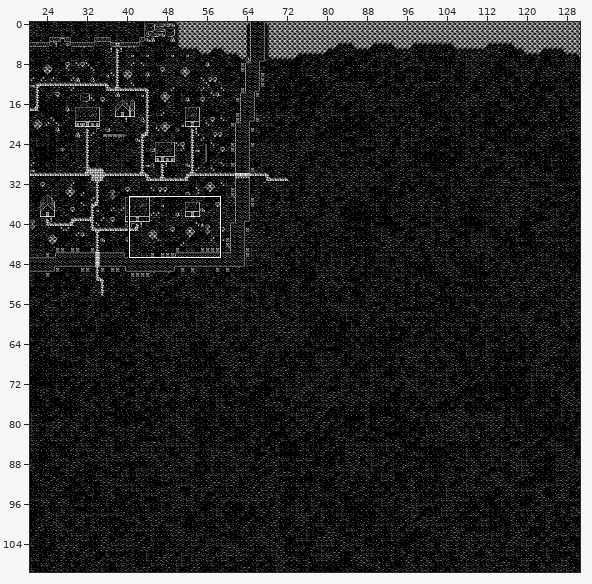
An edit to a level. Tiled map, assets/maps/outdoor.tmx. Above: a wide view before the commit, with the close-up outlined.
Close-up. The starting point:
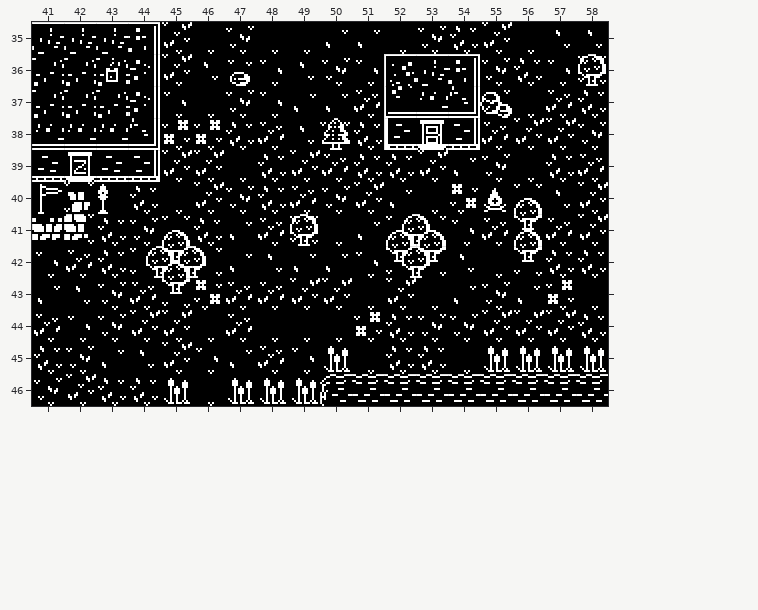
Cells are 16x16 px. Shown: x 41..58, y 35..46. The commit also changed other parts of the map, which this record leaves out.
After:
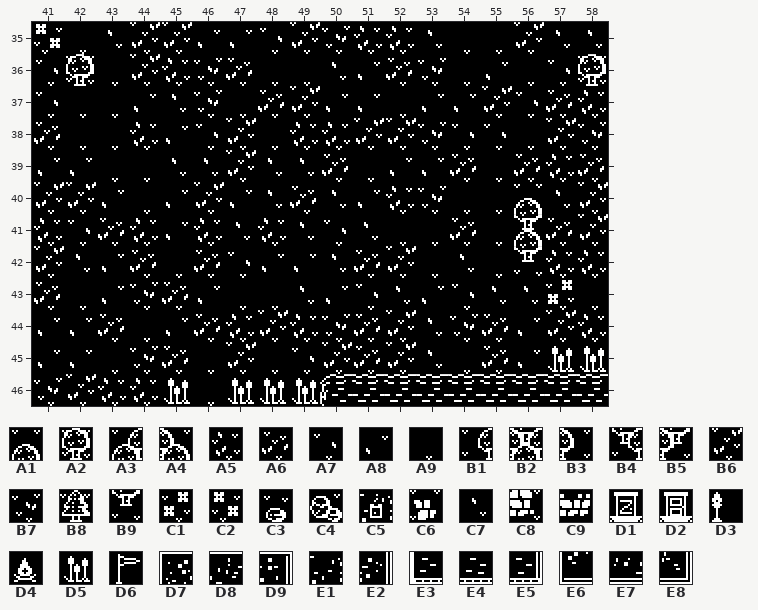
Key: from "world": A1 1, A2 2, A3 3, A4 4, A5 6, A6 7, A7 8, A8 9, A9 10, B1 16, B2 17, B3 18, B4 19, B5 20, B6 22, B7 23, B8 32, B9 33, C1 38, C2 39, C3 52, C4 53, C5 78, C6 84, C7 89, C8 101, C9 102, D1 132, D2 133, D3 134, D4 135, D5 142, D6 143, D7 164, D8 165, D9 166, E1 181, E2 182, E3 192, E4 193, E5 194, E6 196, E7 197, E8 198.
__ is an empty cell.
From old to new:
Layer "Ground":
y 35: x 41..44 D8 D8 D8 D9 -> C2 A9 C7 B6; x 46..56 A9 B7 A9 A9 A8 A8 A9 B7 A5 B6 A9 -> A8 A8 A7 B6 B7 A5 A5 C7 A9 A9 B6
y 36: x 41..56 E1 E1 C5 E2 B6 C7 C3 A7 C7 B7 A7 D7 D8 D9 B7 A5 -> A7 A2 A9 B6 A5 B7 A6 A9 A9 C7 A8 A6 B7 A9 A8 A9
y 37: x 41..49 E1 E1 E1 E2 A7 A9 B7 A7 A8 -> A7 A9 A9 A8 C7 B7 A9 A6 B6; x 51..56 A6 E6 E7 E8 C4 A9 -> A8 A9 A8 A8 B6 A7
y 38: x 41..56 E7 E7 E7 E8 C1 C1 A5 A6 C7 B8 A5 E3 D2 E5 A6 B6 -> A6 A9 A9 A5 A8 A7 B6 A9 A5 A5 B6 B6 B7 A7 A7 A9
y 39: x 41..49 E4 D1 E4 E5 B6 B6 A9 A5 B6 -> A8 A8 A9 A9 C7 C7 B6 C7 C7; x 51..56 A5 A5 B6 A8 B7 A9 -> A9 A8 A8 A6 A9 A6
y 40: x 41..45 D6 C6 D3 A5 A9 -> B6 B6 A8 A9 A8; x 47..48 B7 A5 -> A8 C7; x 50..55 B7 B6 A8 A9 C2 D4 -> C7 A8 A5 B7 A9 A9
y 41: x 41..45 C9 C8 A5 B7 A1 -> A5 A7 A6 A5 A8; x 47..55 A8 A6 A2 A9 A8 A3 A4 A7 A6 -> C7 A5 C7 A7 C7 A9 A9 A6 A9
y 42: x 41..48 A7 A6 A5 B1 B2 B3 A8 C7 -> B6 C7 A8 A6 A9 A6 A7 A8; x 50..53 A8 A7 B4 B5 -> C7 A6 B6 A9
y 43: x 41..56 A8 C7 B7 A6 B9 C2 A6 A6 B6 B6 A9 B6 A9 A8 B7 A8 -> A6 A9 A8 B7 A6 A8 A9 A9 C7 A8 A7 C7 A8 A7 C7 C7
y 44: x 41..53 A6 A7 B7 B6 B6 A9 A6 A9 A9 A9 C1 A5 B7 -> A8 A8 A6 A9 A8 A6 A5 B6 A5 B7 A6 B6 C7; x 55..56 B6 B6 -> A6 A8
y 45: x 41..48 A5 B7 A8 C7 B6 A7 A8 A6 -> A8 A8 A9 B7 A6 A9 B6 A9; x 50..53 D5 A9 A5 A5 -> B6 A6 B6 C7; x 55..56 D5 D5 -> A6 A8
Boxes around the changes in both close-ups, in picture pixels (x1, y1, x2, y2):
changed: (32, 22, 544, 374)
